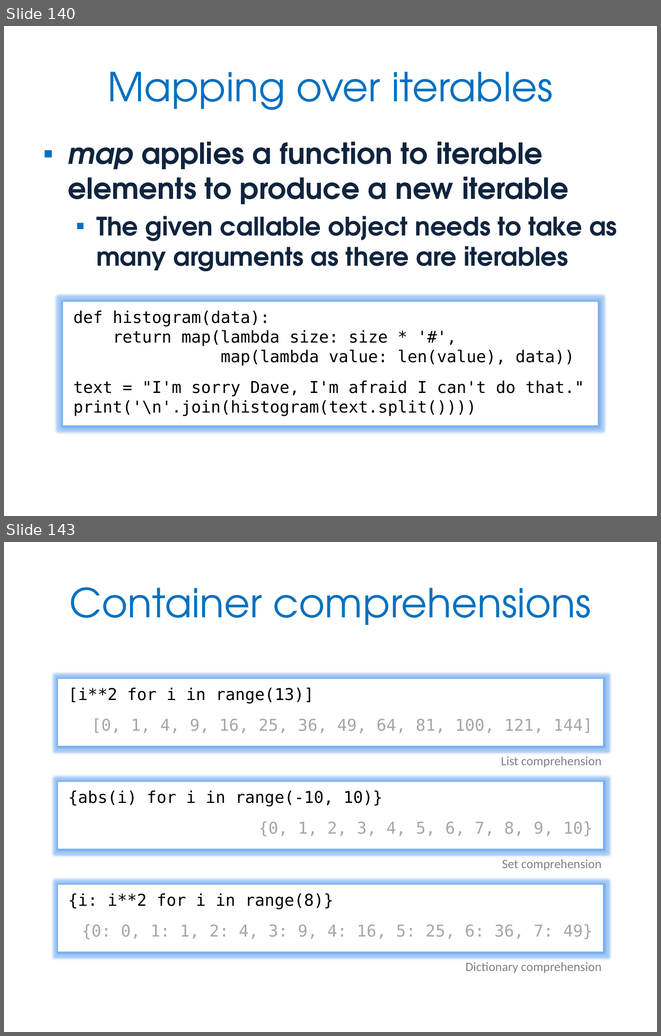
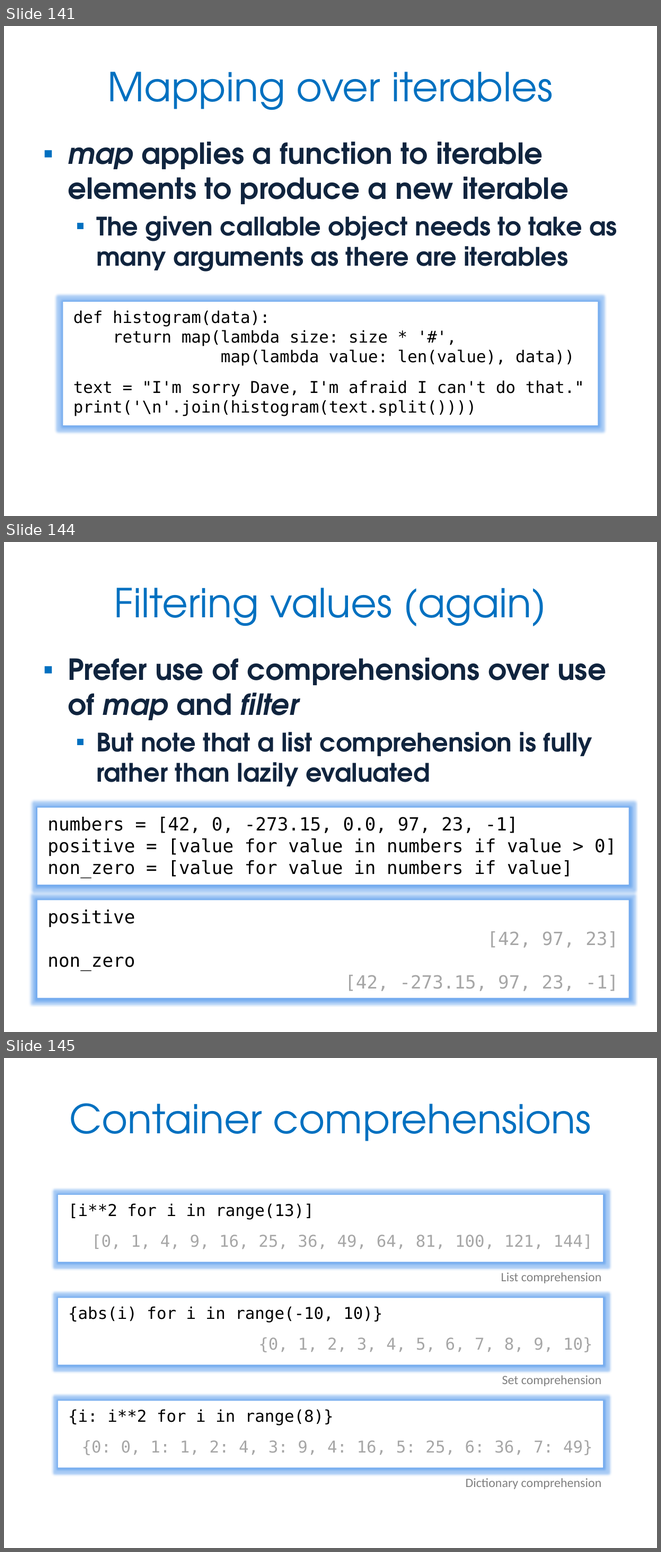
Before and after one commit to JonJagger/two-day-courses, a slide deck: pf/Python Foundation.pptx. Shown one above the other, each under a label of ours: slides 140 and 143 before the commit, slides 141, 144 and 145 after it; the slides between them are not shown. The pictures are 661x1036 and 661x1552 pixels, drawn with LibreOffice and Linux fonts; fonts in the diff are those of the drawing. Boxes give left, top, right and bottom in pixels: in the first picture for what was removed or moved away, otherwise in the second. Text is boxed around its words. In the diff, an @@ line names an element or a change of style, - is before the commit and + after.

Commit message:
Updates from Kevlin: Some minor wording changes and code clarifications. Added a Useful Links slide at the end of History, Style & Culture. Added a slide to illustrate comprehension version of filter examples in Iteration. Slides removed from end of Classes & Objects (for advanced course)

```diff
--- a/pf/Python Foundation.pptx
+++ b/pf/Python Foundation.pptx
@@ slide 144 added at [4, 542, 657, 1032], background #FFFFFF @@
@@ title added at [114, 588, 546, 626], 44 pt, text #0070C0 @@
+Filtering values (again)
@@ text added at [68, 658, 606, 786], 28 pt, text #0F243E, bold @@
+▪ Prefer use of comprehensions over use of map and filter
+  ▪ But note that a list comprehension is fully rather than lazily evaluated
@@ rectangle added at [37, 807, 629, 884], fill #FFFFFF, 20 pt, text #000000 @@
+numbers = [42, 0, -273.15, 0.0, 97, 23, -1]
+positive = [value for value in numbers if value > 0]
+non_zero = [value for value in numbers if value]
@@ rectangle added at [37, 900, 629, 998], fill #FFFFFF, 20 pt, text #A6A6A6 @@
+positive
+[42, 97, 23]
+non_zero
+[42, -273.15, 97, 23, -1]
@@ what was slide 140 is now slide 141 @@
@@ what was slide 143 is now slide 145 @@
```
Also in this commit, not shown: 11 slides changed, 1 other slide added, 4 slides removed, 1 other file.
